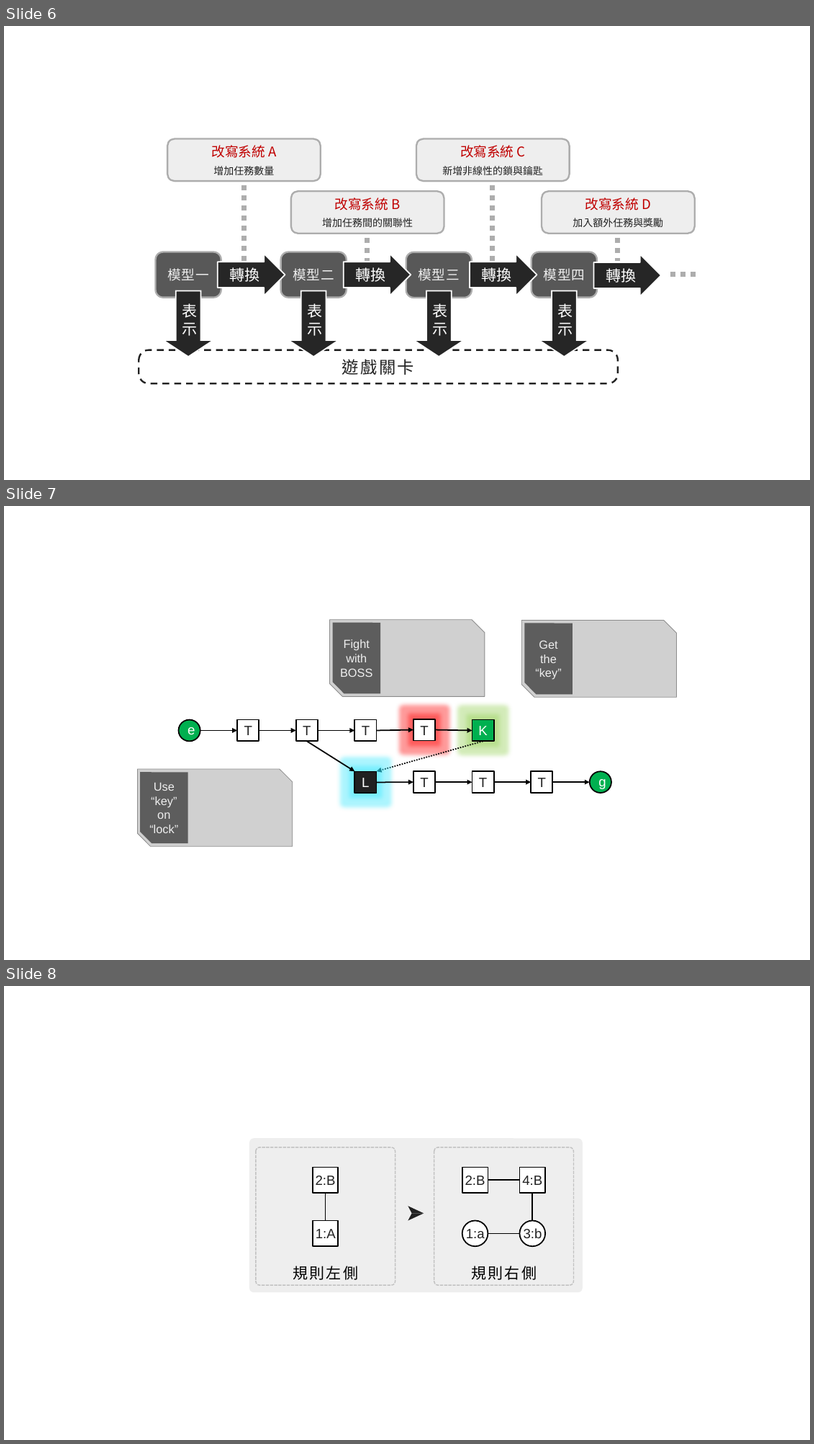
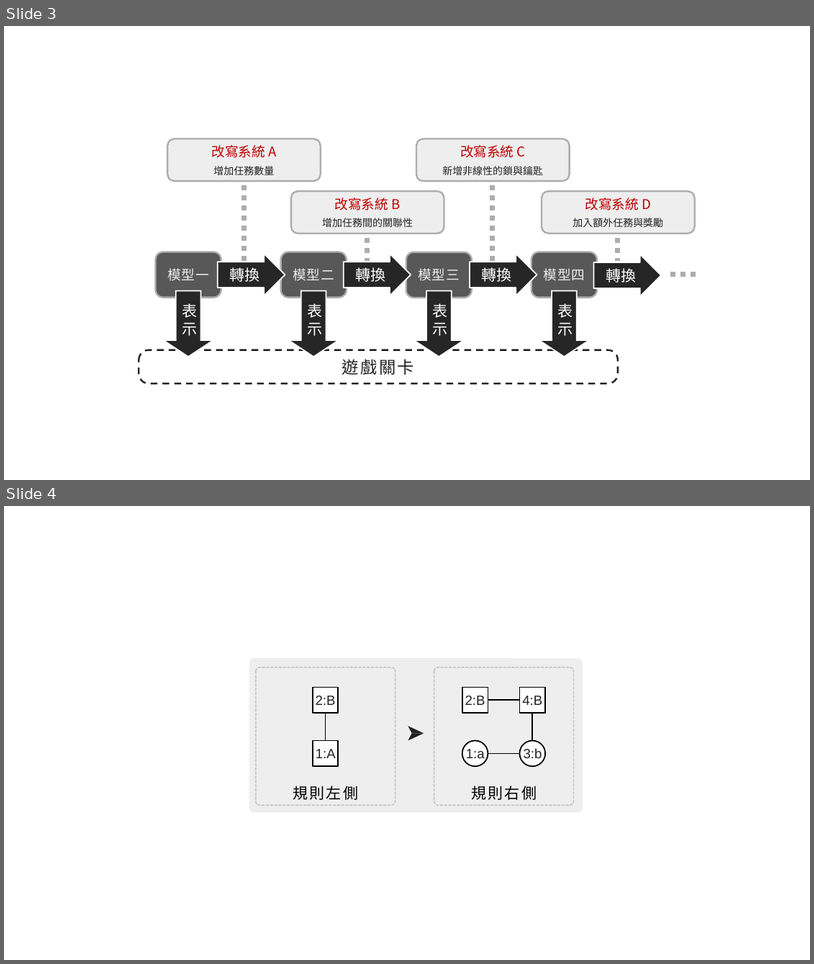
Before and after one commit to wazho/ntust-thesis, a slide deck: _Draft/科技部計劃書-關卡生成-PaperFigures.pptx. Shown one above the other, each under a label of ours: slides 6, 7 and 8 before the commit, slides 3 and 4 after it. The pictures are 814x1444 and 814x964 pixels, drawn with LibreOffice and Linux fonts; fonts in the diff are those of the drawing; grey boxes stand for pictures. Boxes give left, top, right and bottom in pixels: in the first picture for what was removed or moved away, otherwise in the second. Text is boxed around its words. In the diff, an @@ line names an element or a change of style, - is before the commit and + after.

```diff
--- a/_Draft/科技部計劃書-關卡生成-PaperFigures.pptx
+++ b/_Draft/科技部計劃書-關卡生成-PaperFigures.pptx
@@ slide 7 removed at (4,506,810,960), background #FFFFFF @@
@@ group removed at (138,620,676,847): 11 arrows, 9 rectangles, 3 pictures, 3 freeform shapes, 2 ellipses @@
-T
-T
-T
-K
-T
-e
-L
-T
-T
-T
-g
-Get the “key”
-Use “key” on “lock”
-Fight with BOSS
@@ what was slide 6 is now slide 3 @@
@@ what was slide 8 is now slide 4 @@
```
Also in this commit, not shown: 2 slides added, 8 other slides removed, 1 other file.
